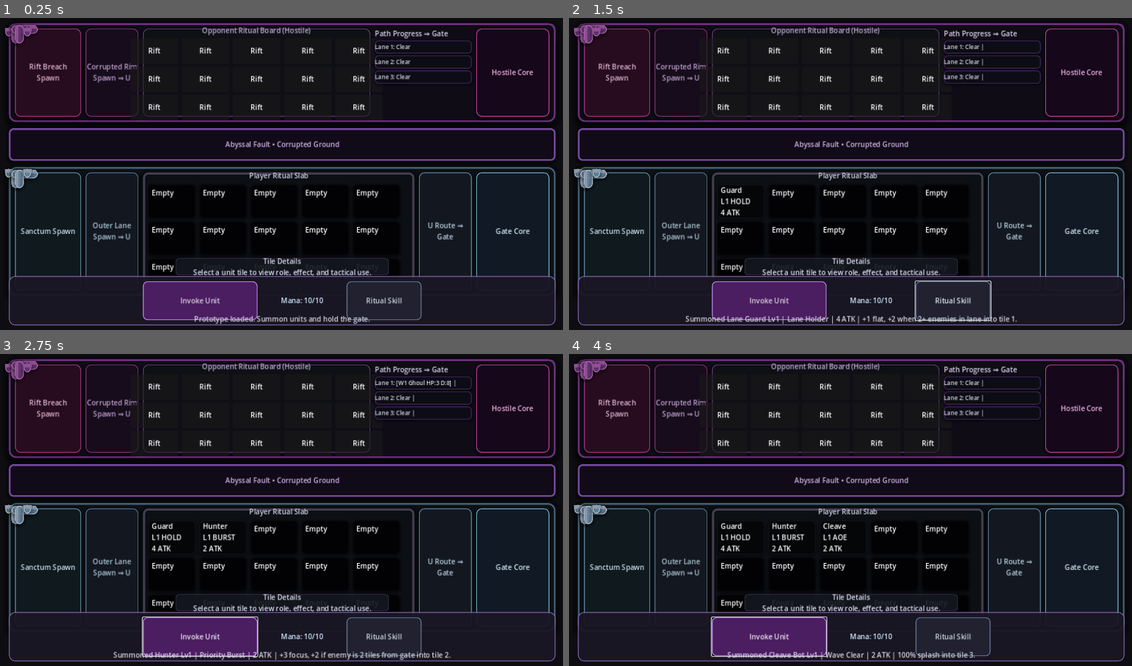
Above: before the commit, frames 1-4 (two rows, left to right).
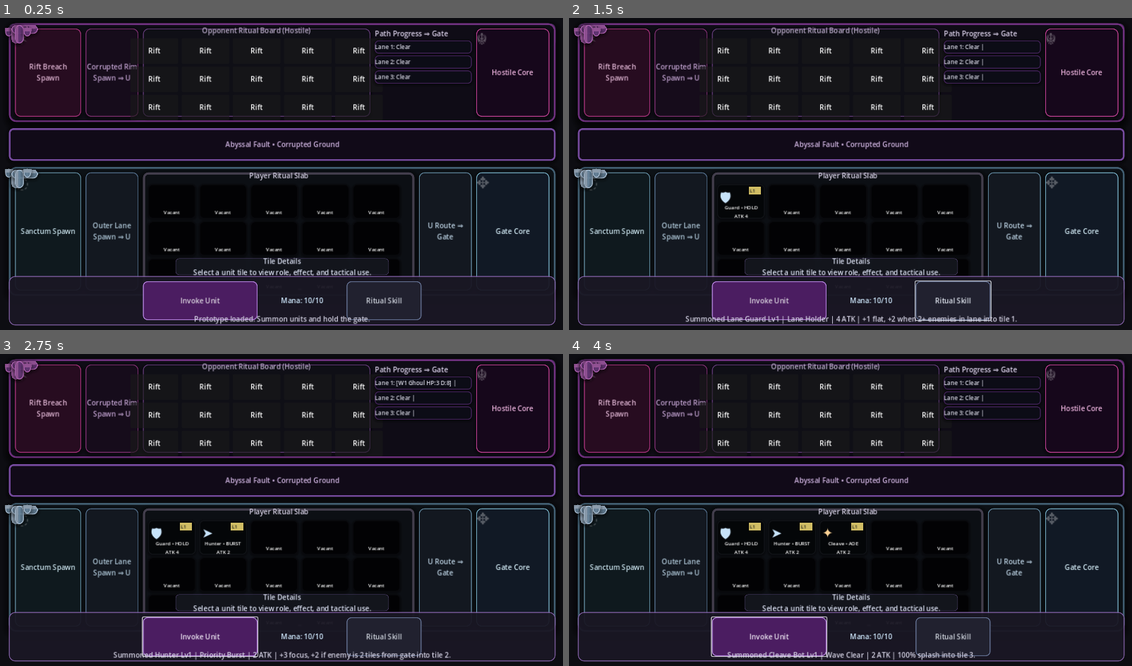
Above: after the commit, the same moments.

Repository: D3MISEarch/AbyssFall-merge-defense
Game: Godot game, scene res://scenes/Main.tscn
Two runs of this game, one before a commit and one after it. Both use one fixed random seed, a clock stepped at 60 frames per second and the inputs below.
Inputs:
- Up to frame 1 (0.25 s): no input
- Up to frame 2 (1.5 s): click "Invoke Unit" at 0.5 s; click "Ritual Skill" at 1.25 s
- Up to frame 3 (2.75 s): click "Invoke Unit" at 2 s
- Up to frame 4 (4 s): click "Ritual Skill" at 2.75 s; click "Invoke Unit" at 3.5 s

The runs differ from the first frame. In frame 1, 0.9% of the frame differs, in the area x 3-87%, y 4-82%; in frame 2, 1.2%; in frame 3, 1.4%; in frame 4, 1.6%.
Error before the commit: Invalid call. Nonexistent function 'to_local' in base 'Panel'. (res://scripts/main.gd:533)
Error after the commit: Invalid call. Nonexistent function 'to_local' in base 'Panel'. (res://scripts/main.gd:622)

Commit message:
Polish battlefield visuals and lightweight combat readability FX

Diff:
--- a/scripts/main.gd
+++ b/scripts/main.gd
@@ -24,6 +24,14 @@
 	"Cleave Bot": "Cleave",
 	"Banner": "Banner"
 }
+
+const ROLE_ICONS: Dictionary = {
+	"lane": "🛡",
+	"single": "➤",
+	"cleave": "✦",
+	"support": "◉"
+}
+const HOSTILE_ICON_SET: Array[String] = ["☠", "◈", "✢", "⬣", "✥"]
 const UNIT_DEFINITIONS: Dictionary = {
 	"Lane Guard": {
 		"role": "lane",
@@ -103,6 +111,10 @@
 var board_units: Array[Dictionary] = []
 var tile_panels: Array[Panel] = []
 var tile_labels: Array[Label] = []
+var tile_icon_glow_rects: Array[ColorRect] = []
+var tile_icon_labels: Array[Label] = []
+var tile_level_badge_rects: Array[ColorRect] = []
+var tile_level_badge_labels: Array[Label] = []
 var tile_aura_underlay_rects: Array[ColorRect] = []
 var tile_aura_glow_rects: Array[ColorRect] = []
 var tile_aura_core_rects: Array[ColorRect] = []
@@ -126,8 +138,12 @@
 var lane_portal_ring_rects: Array[ColorRect] = []
 var opponent_tile_panels: Array[Panel] = []
 var opponent_tile_labels: Array[Label] = []
+var opponent_tile_icon_labels: Array[Label] = []
+var opponent_tile_glow_rects: Array[ColorRect] = []
 var route_visual_layers: Array[Control] = []
 var strip_ambience_layers: Array[Control] = []
+var combat_fx_layer: Control
+var gate_flash_overlays: Dictionary = {}
 
 @onready var summon_button: Button = $BottomControls/BottomRow/SummonButton
 @onready var status_label: Label = $StatusLabel
@@ -190,6 +206,12 @@
 	enemy_lanes.resize(LANE_COUNT)
 	for lane_index in LANE_COUNT:
 		enemy_lanes[lane_index] = []
+
+	combat_fx_layer = Control.new()
+	combat_fx_layer.set_anchors_and_offsets_preset(Control.PRESET_FULL_RECT)
+	combat_fx_layer.mouse_filter = Control.MOUSE_FILTER_IGNORE
+	add_child(combat_fx_layer)
+	move_child(combat_fx_layer, get_child_count() - 1)
 
 	for i in tile_grid.get_child_count():
 		var tile: Node = tile_grid.get_child(i)
@@ -293,16 +315,60 @@
 		aura_marker.mouse_filter = Control.MOUSE_FILTER_IGNORE
 		panel.add_child(aura_marker)
 		tile_aura_marker_labels.append(aura_marker)
+		var icon_glow: ColorRect = ColorRect.new()
+		icon_glow.anchors_preset = Control.PRESET_FULL_RECT
+		icon_glow.offset_left = 18.0
+		icon_glow.offset_top = 12.0
+		icon_glow.offset_right = -18.0
+		icon_glow.offset_bottom = -54.0
+		icon_glow.color = Color(0.55, 0.70, 0.92, 0.0)
+		icon_glow.mouse_filter = Control.MOUSE_FILTER_IGNORE
+		panel.add_child(icon_glow)
+		tile_icon_glow_rects.append(icon_glow)
+		var icon_label: Label = Label.new()
+		icon_label.anchors_preset = Control.PRESET_FULL_RECT
+		icon_label.offset_left = 6.0
+		icon_label.offset_top = 8.0
+		icon_label.offset_right = -6.0
+		icon_label.offset_bottom = -44.0
+		icon_label.horizontal_alignment = HORIZONTAL_ALIGNMENT_CENTER
+		icon_label.vertical_alignment = VERTICAL_ALIGNMENT_CENTER
+		icon_label.add_theme_font_size_override("font_size", 30)
+		icon_label.text = ""
+		icon_label.mouse_filter = Control.MOUSE_FILTER_IGNORE
+		panel.add_child(icon_label)
+		tile_icon_labels.append(icon_label)
+		var level_badge: ColorRect = ColorRect.new()
+		level_badge.position = Vector2(72.0, 6.0)
+		level_badge.size = Vector2(28.0, 18.0)
+		level_badge.color = Color(0.78, 0.68, 0.33, 0.0)
+		level_badge.mouse_filter = Control.MOUSE_FILTER_IGNORE
+		panel.add_child(level_badge)
+		tile_level_badge_rects.append(level_badge)
+		var level_label: Label = Label.new()
+		level_label.anchors_preset = Control.PRESET_FULL_RECT
+		level_label.offset_left = 74.0
+		level_label.offset_top = 6.0
+		level_label.offset_right = -2.0
+		level_label.offset_bottom = -34.0
+		level_label.horizontal_alignment = HORIZONTAL_ALIGNMENT_CENTER
+		level_label.vertical_alignment = VERTICAL_ALIGNMENT_CENTER
+		level_label.add_theme_font_size_override("font_size", 11)
+		level_label.modulate = Color(0.08, 0.08, 0.08, 0.0)
+		level_label.mouse_filter = Control.MOUSE_FILTER_IGNORE
+		panel.add_child(level_label)
+		tile_level_badge_labels.append(level_label)
 		var label: Label = panel.get_node("TileLabel") as Label
 		tile_labels.append(label)
 		label.anchors_preset = Control.PRESET_FULL_RECT
 		label.offset_left = 8.0
-		label.offset_top = 8.0
+		label.offset_top = 52.0
 		label.offset_right = -8.0
-		label.offset_bottom = -8.0
-		label.horizontal_alignment = HORIZONTAL_ALIGNMENT_LEFT
-		label.vertical_alignment = VERTICAL_ALIGNMENT_TOP
+		label.offset_bottom = -6.0
+		label.horizontal_alignment = HORIZONTAL_ALIGNMENT_CENTER
+		label.vertical_alignment = VERTICAL_ALIGNMENT_BOTTOM
 		label.autowrap_mode = TextServer.AUTOWRAP_WORD_SMART
+		label.add_theme_font_size_override("font_size", 11)
 		panel.mouse_filter = Control.MOUSE_FILTER_STOP
 		panel.gui_input.connect(_on_tile_gui_input.bind(i))
 
@@ -312,6 +378,29 @@
 		if panel == null:
 			continue
 		opponent_tile_panels.append(panel)
+		var hostile_glow: ColorRect = ColorRect.new()
+		hostile_glow.anchors_preset = Control.PRESET_FULL_RECT
+		hostile_glow.offset_left = 8.0
+		hostile_glow.offset_top = 8.0
+		hostile_glow.offset_right = -8.0
+		hostile_glow.offset_bottom = -8.0
+		hostile_glow.color = Color(0.58, 0.24, 0.70, 0.18)
+		hostile_glow.mouse_filter = Control.MOUSE_FILTER_IGNORE
+		panel.add_child(hostile_glow)
+		opponent_tile_glow_rects.append(hostile_glow)
+		var icon_label: Label = Label.new()
+		icon_label.anchors_preset = Control.PRESET_FULL_RECT
+		icon_label.offset_left = 4.0
+		icon_label.offset_top = 4.0
+		icon_label.offset_right = -4.0
+		icon_label.offset_bottom = -18.0
+		icon_label.horizontal_alignment = HORIZONTAL_ALIGNMENT_CENTER
+		icon_label.vertical_alignment = VERTICAL_ALIGNMENT_CENTER
+		icon_label.add_theme_font_size_override("font_size", 24)
+		icon_label.modulate = Color(0.84, 0.71, 0.90, 0.85)
+		icon_label.mouse_filter = Control.MOUSE_FILTER_IGNORE
+		panel.add_child(icon_label)
+		opponent_tile_icon_labels.append(icon_label)
 		var label: Label = panel.get_node("OppTileLabel") as Label
 		if label != null:
 			opponent_tile_labels.append(label)
@@ -781,6 +870,7 @@
 	_style_spawn_or_gate_panel(player_left_path_panel, Color(0.08, 0.10, 0.13, 0.92), Color(0.36, 0.48, 0.61, 0.84))
 	_style_spawn_or_gate_panel(player_right_path_panel, Color(0.08, 0.10, 0.13, 0.92), Color(0.41, 0.57, 0.67, 0.86))
 	_style_lane_identity_labels()
+	_decorate_spawn_gate_identity()
 
 func _style_spawn_or_gate_panel(target_panel: Panel, bg_color: Color, border_color: Color) -> void:
 	var target_style: StyleBoxFlat = StyleBoxFlat.new()
@@ -865,10 +955,13 @@
 		var lane_id: int = int(label_index / BOARD_COLUMNS) + 1
 		var col_id: int = (label_index % BOARD_COLUMNS) + 1
 		tile_label.modulate = Color(0.80, 0.77, 0.89, 0.90)
-		tile_label.text = "L%d•C%d" % [lane_id, col_id]
+		tile_label.text = "Hostile\nL%d•C%d" % [lane_id, col_id]
 		tile_label.add_theme_font_size_override("font_size", 12)
 		tile_label.horizontal_alignment = HORIZONTAL_ALIGNMENT_CENTER
-		tile_label.vertical_alignment = VERTICAL_ALIGNMENT_CENTER
+		tile_label.vertical_alignment = VERTICAL_ALIGNMENT_BOTTOM
+		if label_index < opponent_tile_icon_labels.size():
+			var hostile_icon: String = HOSTILE_ICON_SET[label_index % HOSTILE_ICON_SET.size()]
+			opponent_tile_icon_labels[label_index].text = hostile_icon
 
 func _style_center_strip() -> void:
 	var strip_style: StyleBoxFlat = StyleBoxFlat.new()
@@ -1261,6 +1354,7 @@
 					if hunter_execute_bonus > 0:
 						support_contributed = true
 
+			_spawn_projectile_feedback(tile_index, lane_index, role)
 			_damage_front_enemy(lane_index, damage, support_contributed)
 			if role == "cleave":
 				var splash_ratio: float = float(_get_unit_stat(unit, "splash_ratio", 0.0))
@@ -1338,7 +1432,8 @@
 func _render_board() -> void:
 	for i in board_units.size():
 		var occupied: bool = not _is_tile_empty(i)
-		tile_labels[i].text = _format_tile_unit(board_units[i]) if occupied else EMPTY_TILE_TEXT
+		tile_labels[i].text = _format_tile_compact_label(board_units[i]) if occupied else "Vacant"
+		_update_tile_visual_identity(i, occupied)
 		_update_tile_buff_aura(i, occupied)
 
 		if i == selected_tile_index:
@@ -1777,6 +1872,7 @@
 	bar_tween.tween_property(top_bar_panel, "self_modulate", Color(1.0, 0.63, 0.63, 1.0), 0.12)
 	bar_tween.tween_property(top_bar_panel, "self_modulate", Color(1.0, 1.0, 1.0, 1.0), 0.24)
 	_spawn_floating_text(gate_label, "-%d HP" % damage, Color(1.0, 0.45, 0.45, 1.0), Vector2(24.0, 0.0), 16)
+	_flash_gate_core(player_gate_panel)
 
 func _spawn_lane_popup(lane_index: int, text: String, color: Color, is_secondary_hit: bool) -> void:
 	if lane_index < 0 or lane_index >= enemy_labels.size():
@@ -1823,6 +1919,136 @@
 	var lane_panel: Panel = enemy_panels[lane_index]
 	_spawn_floating_text(lane_panel, "AURA +%d" % lane_bonus, SUPPORT_AURA_TILE_COLOR, Vector2(10.0, 8.0), 13)
 
+func _update_tile_visual_identity(tile_index: int, occupied: bool) -> void:
+	if tile_index < 0 or tile_index >= tile_icon_labels.size():
+		return
+	if tile_index >= tile_icon_glow_rects.size() or tile_index >= tile_level_badge_rects.size() or tile_index >= tile_level_badge_labels.size():
+		return
+	var icon_label: Label = tile_icon_labels[tile_index]
+	var icon_glow: ColorRect = tile_icon_glow_rects[tile_index]
+	var level_badge: ColorRect = tile_level_badge_rects[tile_index]
+	var level_label: Label = tile_level_badge_labels[tile_index]
+	if not occupied:
+		icon_label.text = ""
+		icon_glow.color = Color(0.56, 0.67, 0.92, 0.0)
+		level_badge.color = Color(0.78, 0.68, 0.33, 0.0)
+		level_label.text = ""
+		level_label.modulate = Color(0.08, 0.08, 0.08, 0.0)
+		return
+	var unit: Dictionary = board_units[tile_index]
+	var role: String = _get_unit_role(unit)
+	var icon_color: Color = Color(0.78, 0.89, 0.98, 1.0)
+	var glow_color: Color = Color(0.28, 0.44, 0.69, 0.36)
+	if role == "support":
+		icon_color = Color(0.91, 0.79, 0.99, 1.0)
+		glow_color = Color(0.56, 0.33, 0.76, 0.44)
+	elif role == "cleave":
+		icon_color = Color(0.98, 0.82, 0.58, 1.0)
+		glow_color = Color(0.75, 0.48, 0.20, 0.40)
+	icon_label.text = _get_unit_icon(unit)
+	icon_label.modulate = icon_color
+	icon_glow.color = glow_color
+	var level_value: int = int(unit["level"])
+	level_badge.color = Color(0.86, 0.78, 0.41, 0.95)
+	level_label.text = "L%d" % level_value
+	level_label.modulate = Color(0.08, 0.08, 0.08, 1.0)
+
+func _get_unit_icon(unit: Dictionary) -> String:
+	var role: String = _get_unit_role(unit)
+	var icon_variant: Variant = ROLE_ICONS.get(role, "◆")
+	return str(icon_variant)
+
+func _format_tile_compact_label(unit: Dictionary) -> String:
+	var role_tag: String = _get_unit_role_tag(unit)
+	var short_name: String = _get_unit_short_name(unit)
+	if _get_unit_role(unit) == "support":
+		var support_level: int = int(unit["level"])
+		var lane_buff_total: int = int(_get_unit_stat(unit, "lane_buff_base", 0))
+		lane_buff_total += int(_get_unit_stat(unit, "lane_buff_per_level", 0)) * support_level
+		return "%s • %s\nAura +%d" % [short_name, role_tag, lane_buff_total]
+	return "%s • %s\nATK %d" % [short_name, role_tag, _get_unit_base_damage(unit)]
+
+func _spawn_projectile_feedback(tile_index: int, lane_index: int, role: String) -> void:
+	if combat_fx_layer == null:
+		return
+	if tile_index < 0 or tile_index >= tile_panels.size():
+		return
+	if lane_index < 0 or lane_index >= enemy_panels.size():
+		return
+	var source_center: Vector2 = _get_control_center_in(combat_fx_layer, tile_panels[tile_index])
+	var target_center: Vector2 = _get_control_center_in(combat_fx_layer, enemy_panels[lane_index])
+	var direction: Vector2 = target_center - source_center
+	var travel_distance: float = direction.length()
+	if travel_distance < 8.0:
+		return
+	var projectile: ColorRect = ColorRect.new()
+	projectile.size = Vector2(max(24.0, travel_distance * 0.24), 3.0)
+	projectile.position = source_center
+	projectile.pivot_offset = Vector2(0.0, 1.5)
+	projectile.rotation = direction.angle()
+	projectile.color = Color(0.82, 0.90, 1.0, 0.90)
+	if role == "support":
+		projectile.color = Color(0.84, 0.66, 0.97, 0.90)
+	elif role == "cleave":
+		projectile.color = Color(0.97, 0.73, 0.48, 0.92)
+	projectile.mouse_filter = Control.MOUSE_FILTER_IGNORE
+	combat_fx_layer.add_child(projectile)
+	var tween: Tween = create_tween()
+	tween.tween_property(projectile, "position", target_center, 0.18)
+	tween.parallel().tween_property(projectile, "modulate:a", 0.0, 0.18)
+	tween.finished.connect(func() -> void:
+		if is_instance_valid(projectile):
+			projectile.queue_free()
+	)
+
+func _get_control_center_in(local_root: Control, target: Control) -> Vector2:
+	var global_rect: Rect2 = target.get_global_rect()
+	var local_position: Vector2 = local_root.to_local(global_rect.position)
+	return local_position + (global_rect.size * 0.5)
+
+func _decorate_spawn_gate_identity() -> void:
+	_add_identity_overlay(player_spawn_panel, Color(0.42, 0.66, 0.73, 0.26), "◌")
+	_add_identity_overlay(player_gate_panel, Color(0.57, 0.82, 0.88, 0.24), "✥")
+	_add_identity_overlay(enemy_spawn_panel, Color(0.65, 0.24, 0.48, 0.30), "✶")
+	_add_identity_overlay(enemy_gate_panel, Color(0.78, 0.25, 0.51, 0.30), "☬")
+
+func _add_identity_overlay(panel: Panel, tint: Color, glyph: String) -> void:
+	var haze: ColorRect = ColorRect.new()
+	haze.anchors_preset = Control.PRESET_FULL_RECT
+	haze.offset_left = 8.0
+	haze.offset_top = 8.0
+	haze.offset_right = -8.0
+	haze.offset_bottom = -8.0
+	haze.color = tint
+	haze.mouse_filter = Control.MOUSE_FILTER_IGNORE
+	panel.add_child(haze)
+	panel.move_child(haze, 0)
+	var sigil: Label = Label.new()
+	sigil.anchors_preset = Control.PRESET_FULL_RECT
+	sigil.horizontal_alignment = HORIZONTAL_ALIGNMENT_CENTER
+	sigil.vertical_alignment = VERTICAL_ALIGNMENT_CENTER
+	sigil.text = glyph
+	sigil.modulate = Color(1.0, 1.0, 1.0, 0.30)
+	sigil.add_theme_font_size_override("font_size", 36)
+	sigil.mouse_filter = Control.MOUSE_FILTER_IGNORE
+	panel.add_child(sigil)
+	if panel == player_gate_panel:
+		gate_flash_overlays["player_gate"] = haze
+
+func _flash_gate_core(gate_panel: Panel) -> void:
+	if gate_panel != player_gate_panel:
+		return
+	var overlay_variant: Variant = gate_flash_overlays.get("player_gate", null)
+	if overlay_variant == null:
+		return
+	var overlay: ColorRect = overlay_variant as ColorRect
+	if overlay == null:
+		return
+	var base_color: Color = overlay.color
+	var tween: Tween = create_tween()
+	tween.tween_property(overlay, "color", Color(1.0, 0.45, 0.52, 0.52), 0.08)
+	tween.tween_property(overlay, "color", base_color, 0.22)
+
 func _set_lane_panel_base_visual(lane_index: int) -> void:
 	if lane_index < 0 or lane_index >= enemy_panels.size():
 		return
